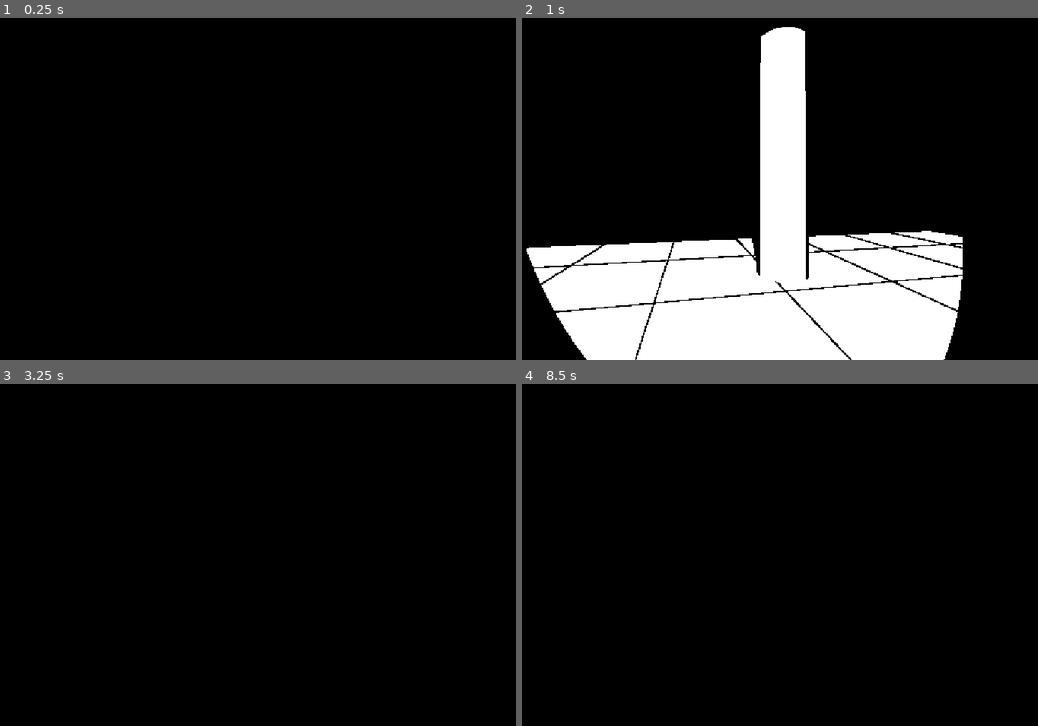
Above: before the commit, frames 1-4 (two rows, left to right).
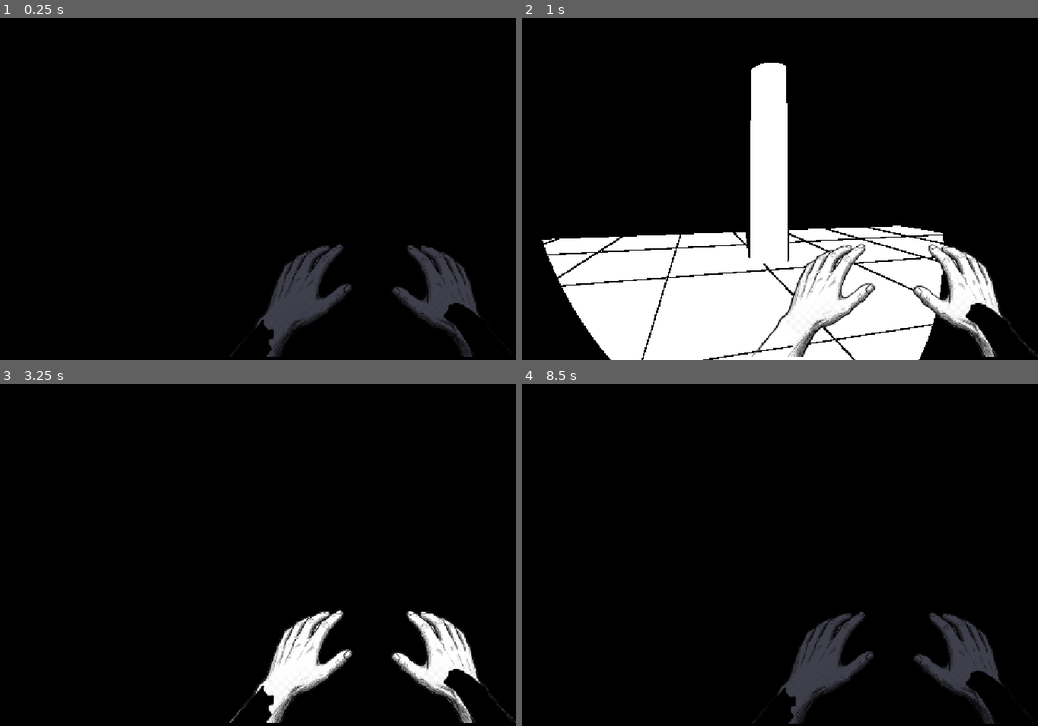
Above: after the commit, the same moments.

Repository: gpwid/gamejam-dinamik21-sparklestudios
Game: Godot game, scene res://scenes/level/test_world.tscn
Two runs of this game, one before a commit and one after it. Both use one fixed random seed, a clock stepped at 60 frames per second and the inputs below.
Inputs (mouse positions are in pixels of both pictures, inside the frame that each line leads up to):
- Up to frame 1 (0.25 s): no input
- Up to frame 2 (1 s): tap Enter at 0.5 s; move the mouse to (764, 189) at 0.52 s; hold W (move_forward) from 0.53 s (still down); hold Shift (sprint) from 0.53 s (still down); click (764, 189) at 0.8 s
- Up to frame 3 (3.25 s): keep holding W (move_forward); move the mouse to (180, 555) at 1.27 s; release Shift (sprint) at 1.28 s; click (180, 555) at 1.35 s; right-click (180, 555) at 1.55 s; move the mouse to (227, 548) at 2.02 s; hold Right mouse button (wall_tap) 2.03-2.78 s; tap Shift (sprint) at 2.3, 2.85 s; tap Space at 2.75 s; move the mouse to (206, 561) at 2.77 s; click (206, 561) at 3.05 s
- Up to frame 4 (8.5 s): tap Enter at 3.5, 5 s; move the mouse to (780, 558) at 3.52 s; press the mouse at (780, 558) at 3.53 s; right-click (780, 558) at 3.8 s; tap Escape (ui_cancel) at 4.15 s; tap Space at 4.25, 5.75 s; move the mouse to (552, 503) at 4.27 s; release W (move_forward) at 4.28 s; release the mouse at (552, 503) at 4.28 s; hold A (move_left) 4.28-5.03 s; right-click (552, 503) at 4.35 s; click (552, 503) at 4.42 s; tap Shift (sprint) at 4.55, 6.8, 7.35 s; move the mouse to (764, 555) at 5.02 s; hold S (move_backward) 5.03-5.78 s; hold Shift (sprint) 5.03-5.78 s; click (764, 555) at 5.3 s; move the mouse to (640, 469) at 5.77 s; hold D (move_right) 5.78-6.53 s; click (640, 469) at 5.85 s; right-click (640, 469) at 6.05 s; move the mouse to (867, 537) at 6.52 s; hold W (move_forward) 6.53-7.28 s; hold Right mouse button (wall_tap) 6.53-7.28 s; click (867, 537) at 6.67 s; move the mouse to (609, 572) at 7.27 s; hold D (move_right) 7.28-8.03 s; click (609, 572) at 7.55 s; move the mouse to (795, 479) at 8.02 s; press the mouse at (795, 479) at 8.03 s; hold S (move_backward) from 8.03 s (still down); right-click (795, 479) at 8.3 s

The runs differ from the first frame. In frame 1, 4.5% of the frame differs, in the area x 44-94%, y 66-100%; in frame 2, 12%, in the area x 0-100%, y 2-100%; in frame 3, 5.0%; in frame 4, 4.5%.

Commit message:
feat: add player, view model, and test world scenes with core movement and flashlight systems

Diff:
--- a/scenes/characters/player.tscn
+++ b/scenes/characters/player.tscn
@@ -1,6 +1,7 @@
 [gd_scene format=3 uid="uid://b83uw3cacuhso"]
 
 [ext_resource type="Script" uid="uid://dsrej012wr47s" path="res://scripts/characters/player.gd" id="1_rp718"]
+[ext_resource type="PackedScene" uid="uid://cviewmodel001" path="res://scenes/characters/view_model.tscn" id="2_vm"]
 
 [sub_resource type="CapsuleShape3D" id="CapsuleShape3D_ol4vb"]
 
@@ -25,3 +26,5 @@
 [node name="CollisionShape3D" type="CollisionShape3D" parent="." unique_id=214696391]
 transform = Transform3D(1, 0, 0, 0, 1, 0, 0, 0, 1, 0, 1, 0)
 shape = SubResource("CapsuleShape3D_ol4vb")
+
+[node name="ViewModel" parent="." instance=ExtResource("2_vm")]
--- /dev/null
+++ b/scenes/characters/view_model.tscn
@@ -0,0 +1,33 @@
+[gd_scene format=3 uid="uid://cviewmodel001"]
+
+[ext_resource type="Texture2D" uid="uid://c1wej7jf1pent" path="res://assets/textures/placeholders/fpp_hand_placeholder.png" id="1_tex"]
+[ext_resource type="Script" uid="uid://dbnc22y2j2vjr" path="res://scripts/characters/view_model.gd" id="2_script"]
+
+[node name="ViewModel" type="CanvasLayer"]
+layer = 1
+script = ExtResource("2_script")
+
+[node name="HandContainer" type="Control" parent="."]
+layout_mode = 3
+anchors_preset = 3
+anchor_left = 1.0
+anchor_top = 1.0
+anchor_right = 1.0
+anchor_bottom = 1.0
+offset_left = -550.0
+offset_top = -320.0
+grow_horizontal = 0
+grow_vertical = 0
+mouse_filter = 2
+
+[node name="HandTexture" type="TextureRect" parent="HandContainer"]
+layout_mode = 1
+anchors_preset = 15
+anchor_right = 1.0
+anchor_bottom = 1.0
+grow_horizontal = 2
+grow_vertical = 2
+mouse_filter = 2
+texture = ExtResource("1_tex")
+expand_mode = 1
+stretch_mode = 5
--- a/scenes/level/test_world.tscn
+++ b/scenes/level/test_world.tscn
@@ -26,6 +26,10 @@
 shader_parameter/use_floor_grid = true
 shader_parameter/grid_size = 2.0
 
+[sub_resource type="CylinderShape3D" id="CylinderShape3D_ol4vb"]
+height = 0.5
+radius = 1.0
+
 [sub_resource type="BoxMesh" id="BoxMesh_pkxlf"]
 size = Vector3(1, 3.3452148, 1.9870605)
 
@@ -36,7 +40,13 @@
 shader_parameter/use_floor_grid = true
 shader_parameter/grid_size = 2.0
 
+[sub_resource type="BoxShape3D" id="BoxShape3D_pkxlf"]
+size = Vector3(1, 3.3452148, 1.9870605)
+
 [sub_resource type="BoxMesh" id="BoxMesh_au0yo"]
+size = Vector3(1, 1.2561035, 0.9803467)
+
+[sub_resource type="BoxShape3D" id="BoxShape3D_au0yo"]
 size = Vector3(1, 1.2561035, 0.9803467)
 
 [node name="TestWorld" type="Node3D" unique_id=319136204]
@@ -54,6 +64,7 @@
 
 [node name="CSGMesh3D" type="CSGMesh3D" parent="." unique_id=1048378567]
 transform = Transform3D(1, 0, 0, 0, 2.2825296, 0, 0, 0, 1, 2.281, 2, -6.783394)
+use_collision = true
 mesh = SubResource("CylinderMesh_6nl1r")
 material = ExtResource("3_q1j05")
 
@@ -62,17 +73,37 @@
 mesh = SubResource("TorusMesh_ol4vb")
 surface_material_override/0 = SubResource("ShaderMaterial_3k8jb")
 
+[node name="StaticBody3D" type="StaticBody3D" parent="MeshInstance3D"]
+
+[node name="CollisionShape3D" type="CollisionShape3D" parent="MeshInstance3D/StaticBody3D"]
+shape = SubResource("CylinderShape3D_ol4vb")
+
 [node name="MeshInstance3D2" type="MeshInstance3D" parent="." unique_id=1574611218]
 transform = Transform3D(1, 0, 0, 0, 1, 0, 0, 0, 1, -3.0638356, 1.1726074, 2.2403736)
 mesh = SubResource("BoxMesh_pkxlf")
 surface_material_override/0 = SubResource("ShaderMaterial_6oue3")
+
+[node name="StaticBody3D" type="StaticBody3D" parent="MeshInstance3D2"]
+
+[node name="CollisionShape3D" type="CollisionShape3D" parent="MeshInstance3D2/StaticBody3D"]
+shape = SubResource("BoxShape3D_pkxlf")
 
 [node name="MeshInstance3D3" type="MeshInstance3D" parent="." unique_id=1581642033]
 transform = Transform3D(0.55679446, 0.8306503, 0, -0.8306503, 0.55679446, 0, 0, 0, 1, -3.0638356, 2.9209726, 2.2403736)
 mesh = SubResource("BoxMesh_pkxlf")
 surface_material_override/0 = SubResource("ShaderMaterial_6oue3")
 
+[node name="StaticBody3D" type="StaticBody3D" parent="MeshInstance3D3"]
+
+[node name="CollisionShape3D" type="CollisionShape3D" parent="MeshInstance3D3/StaticBody3D"]
+shape = SubResource("BoxShape3D_pkxlf")
+
 [node name="MeshInstance3D4" type="MeshInstance3D" parent="." unique_id=1608972418]
 transform = Transform3D(1, 0, 0, 0, 1, 0, 0, 0, 1, 2.679356, 0.12805176, 2.7437305)
 mesh = SubResource("BoxMesh_au0yo")
 surface_material_override/0 = SubResource("ShaderMaterial_6oue3")
+
+[node name="StaticBody3D" type="StaticBody3D" parent="MeshInstance3D4"]
+
+[node name="CollisionShape3D" type="CollisionShape3D" parent="MeshInstance3D4/StaticBody3D"]
+shape = SubResource("BoxShape3D_au0yo")
--- a/scripts/characters/player.gd
+++ b/scripts/characters/player.gd
@@ -3,14 +3,40 @@
 # --- PENGATURAN GERAK ---
 const WALK_SPEED = 3.0
 const SPRINT_SPEED = 6.0
+const ACCELERATION = 25.0
+const DECELERATION = 25.0
+const AIR_ACCELERATION = 5.0
+const AIR_DECELERATION = 2.0
 const MOUSE_SENSITIVITY = 0.003
 
-# --- PENGATURAN SENTER OVERHEAT ---
+# --- PENGATURAN KAMERA (HEAD BOB & SPRINT FOV) ---
+const BOB_FREQUENCY_WALK = 10.0
+const BOB_FREQUENCY_SPRINT = 20.0
+const BOB_AMPLITUDE_WALK = 0.05
+const BOB_AMPLITUDE_SPRINT = 0.06
+const BOB_RESET_SPEED = 10.0
+const SPRINT_FOV = 80.0
+const FOV_TRANSITION_SPEED = 8.0
+
+# --- PENGATURAN SENTER OVERHEAT & WARNING ---
 const MAX_HEAT = 100.0
 const HEAT_RATE = 15.0
 const COOL_RATE = 20.0
 const WARNING_HEAT = 70.0
+const CRITICAL_HEAT = 85.0
 const OVERHEAT_COOLDOWN = 4.0
+
+# Interval Flicker Heat Warning (Berkedip sesekali)
+const WARNING_LIGHT_TIME_MIN = 0.20
+const WARNING_LIGHT_TIME_MAX = 0.45
+const WARNING_DROP_TIME_MIN = 0.05
+const WARNING_DROP_TIME_MAX = 0.10
+
+# Interval Flicker Critical Warning (Intens & tidak teratur)
+const CRITICAL_LIGHT_TIME_MIN = 0.06
+const CRITICAL_LIGHT_TIME_MAX = 0.14
+const CRITICAL_DROP_TIME_MIN = 0.04
+const CRITICAL_DROP_TIME_MAX = 0.09
 
 # --- PENGATURAN GELOMBANG WALL-TAP ---
 const TAP_REACH_DISTANCE = 3.0   # Jarak jangkauan tangan meraba dinding (meter)
@@ -20,12 +46,20 @@
 @onready var head: Node3D = $Head
 @onready var camera: Camera3D = $Head/Camera3D
 @onready var flashlight: SpotLight3D = $Head/Camera3D/Flashlight
+@onready var view_model: CanvasLayer = get_node_or_null("ViewModel")
 
 var is_sprinting: bool = false
 var is_flashlight_on: bool = false
 var is_overheated: bool = false
 var current_heat: float = 0.0
 var overheat_timer: float = 0.0
+var flicker_timer: float = 0.0
+var is_flicker_dark: bool = false
+
+# Variabel Kamera & Head Bob
+var initial_camera_pos: Vector3 = Vector3.ZERO
+var base_fov: float = 75.0
+var bob_time: float = 0.0
 
 # Variabel Gelombang Tap
 var current_tap_radius: float = 0.0
@@ -36,23 +70,39 @@
 func _ready() -> void:
 	Input.set_mouse_mode(Input.MOUSE_MODE_CAPTURED)
 	flashlight.visible = false
+	initial_camera_pos = camera.position
+	base_fov = camera.fov
 	# Pastikan gelombang mati saat mulai
 	RenderingServer.global_shader_parameter_set("tap_radius", 0.0)
+	if view_model and view_model.has_method("update_flashlight_visual"):
+		view_model.update_flashlight_visual(false)
 
 func _unhandled_input(event: InputEvent) -> void:
-	if event is InputEventMouseMotion and Input.get_mouse_mode() == Input.MOUSE_MODE_CAPTURED:
+	if event.is_action_pressed("ui_cancel"):
+		Input.set_mouse_mode(Input.MOUSE_MODE_VISIBLE)
+		return
+
+	# Jika mouse sedang bebas, klik mouse akan menangkap kembali kursor
+	if Input.get_mouse_mode() == Input.MOUSE_MODE_VISIBLE:
+		if event is InputEventMouseButton and event.pressed:
+			Input.set_mouse_mode(Input.MOUSE_MODE_CAPTURED)
+			get_viewport().set_input_as_handled()
+		return
+
+	if event is InputEventMouseMotion:
 		rotate_y(-event.relative.x * MOUSE_SENSITIVITY)
 		head.rotate_x(-event.relative.y * MOUSE_SENSITIVITY)
 		head.rotation.x = clamp(head.rotation.x, deg_to_rad(-80), deg_to_rad(80))
-
-	if event.is_action_pressed("ui_cancel"):
-		Input.set_mouse_mode(Input.MOUSE_MODE_VISIBLE)
 
 	# Nyalakan / Matikan Senter
 	if event.is_action_pressed("toggle_flashlight") and not is_overheated:
 		is_flashlight_on = !is_flashlight_on
 		flashlight.visible = is_flashlight_on
 		flashlight.light_energy = 1.0
+		flicker_timer = 0.0
+		is_flicker_dark = false
+		if view_model and view_model.has_method("update_flashlight_visual"):
+			view_model.update_flashlight_visual(is_flashlight_on)
 
 	# Fitur Wall-Tap / Floor-Tap (Bisa dipakai saat gelap & gelombang sebelumnya sudah selesai)
 	if event.is_action_pressed("wall_tap") and not is_flashlight_on and not is_wave_active:
@@ -68,16 +118,38 @@
 	is_sprinting = Input.is_action_pressed("sprint") and direction.length() > 0.1
 	var current_speed = SPRINT_SPEED if is_sprinting else WALK_SPEED
 
+	var accel = ACCELERATION if is_on_floor() else AIR_ACCELERATION
+	var decel = DECELERATION if is_on_floor() else AIR_DECELERATION
+
 	if direction:
-		velocity.x = direction.x * current_speed
-		velocity.z = direction.z * current_speed
+		velocity.x = move_toward(velocity.x, direction.x * current_speed, accel * delta)
+		velocity.z = move_toward(velocity.z, direction.z * current_speed, accel * delta)
 	else:
-		velocity.x = move_toward(velocity.x, 0, current_speed)
-		velocity.z = move_toward(velocity.z, 0, current_speed)
+		velocity.x = move_toward(velocity.x, 0.0, decel * delta)
+		velocity.z = move_toward(velocity.z, 0.0, decel * delta)
 
 	move_and_slide()
+	handle_camera_dynamics(delta)
 	handle_flashlight_heat(delta)
 	handle_tap_wave(delta)
+
+# Fungsi kontrol dinamika kamera (Head Bob & Dynamic Sprint FOV)
+func handle_camera_dynamics(delta: float) -> void:
+	# 1. Dynamic Sprint FOV
+	var target_fov = SPRINT_FOV if is_sprinting else base_fov
+	camera.fov = lerp(camera.fov, target_fov, FOV_TRANSITION_SPEED * delta)
+
+	# 2. Procedural Head Bob
+	var horizontal_speed = Vector2(velocity.x, velocity.z).length()
+	if is_on_floor() and horizontal_speed > 0.1:
+		var freq = BOB_FREQUENCY_SPRINT if is_sprinting else BOB_FREQUENCY_WALK
+		var amp = BOB_AMPLITUDE_SPRINT if is_sprinting else BOB_AMPLITUDE_WALK
+		bob_time += freq * delta
+		camera.position.y = initial_camera_pos.y + sin(bob_time) * amp
+		camera.position.x = initial_camera_pos.x + cos(bob_time * 0.5) * (amp * 0.5)
+	else:
+		bob_time = 0.0
+		camera.position = camera.position.lerp(initial_camera_pos, BOB_RESET_SPEED * delta)
 
 # Fungsi untuk menggerakkan cincin gelombang ke mesh-mesh sekitar
 func handle_tap_wave(delta: float) -> void:
@@ -120,6 +192,8 @@
 	RenderingServer.global_shader_parameter_set("tap_origin", closest_hit_pos)
 	current_tap_radius = 0.05
 	is_wave_active = true
+	if view_model and view_model.has_method("play_tap_recoil"):
+		view_model.play_tap_recoil()
 	print("Tap! Gelombang merambat dari: ", closest_hit_pos)
 
 func handle_flashlight_heat(delta: float) -> void:
@@ -128,20 +202,76 @@
 		if overheat_timer <= 0.0:
 			is_overheated = false
 			current_heat = 0.0
+			if view_model and view_model.has_method("play_overheat_warning"):
+				view_model.play_overheat_warning(false)
 		return
 
 	if is_flashlight_on:
 		current_heat += HEAT_RATE * delta
-		if current_heat >= WARNING_HEAT:
-			flashlight.light_energy = randf_range(0.1, 1.2)
+
+		# 1. Critical Warning (heat >= CRITICAL_HEAT): Flicker intens & tidak beraturan (micro-blackout cepat)
+		if current_heat >= CRITICAL_HEAT:
+			flicker_timer -= delta
+			if flicker_timer <= 0.0:
+				if is_flicker_dark:
+					is_flicker_dark = false
+					flashlight.visible = true
+					flashlight.light_energy = 1.0
+					flicker_timer = randf_range(CRITICAL_LIGHT_TIME_MIN, CRITICAL_LIGHT_TIME_MAX)
+					if view_model and view_model.has_method("update_flashlight_visual"):
+						view_model.update_flashlight_visual(true)
+				else:
+					is_flicker_dark = true
+					flashlight.visible = false
+					flashlight.light_energy = 0.0
+					flicker_timer = randf_range(CRITICAL_DROP_TIME_MIN, CRITICAL_DROP_TIME_MAX)
+					if view_model and view_model.has_method("update_flashlight_visual"):
+						view_model.update_flashlight_visual(false)
+		# 2. Heat Warning (heat >= WARNING_HEAT): Kedipan sesekali sebagai peringatan awal
+		elif current_heat >= WARNING_HEAT:
+			flicker_timer -= delta
+			if flicker_timer <= 0.0:
+				if is_flicker_dark:
+					is_flicker_dark = false
+					flashlight.visible = true
+					flashlight.light_energy = 1.0
+					flicker_timer = randf_range(WARNING_LIGHT_TIME_MIN, WARNING_LIGHT_TIME_MAX)
+					if view_model and view_model.has_method("update_flashlight_visual"):
+						view_model.update_flashlight_visual(true)
+				else:
+					is_flicker_dark = true
+					flashlight.visible = false
+					flashlight.light_energy = 0.0
+					flicker_timer = randf_range(WARNING_DROP_TIME_MIN, WARNING_DROP_TIME_MAX)
+					if view_model and view_model.has_method("update_flashlight_visual"):
+						view_model.update_flashlight_visual(false)
+		# 3. Normal (heat < WARNING_HEAT): Stabil menyala dan tidak berkedip
 		else:
+			is_flicker_dark = false
+			flashlight.visible = true
 			flashlight.light_energy = 1.0
-
+			flicker_timer = 0.0
+			if view_model and view_model.has_method("update_flashlight_visual"):
+				view_model.update_flashlight_visual(true)
+
+		# 4. Overheated (heat >= MAX_HEAT): Padam total dan masuk cooldown
 		if current_heat >= MAX_HEAT:
 			is_overheated = true
 			is_flashlight_on = false
 			flashlight.visible = false
+			flashlight.light_energy = 1.0
+			is_flicker_dark = false
+			flicker_timer = 0.0
 			overheat_timer = OVERHEAT_COOLDOWN
+			if view_model and view_model.has_method("play_overheat_warning"):
+				view_model.play_overheat_warning(true)
 			emit_signal("flashlight_exploded", global_position)
 	else:
+		# 5. Recovery saat senter dimatikan secara manual
 		current_heat = move_toward(current_heat, 0.0, COOL_RATE * delta)
+		is_flicker_dark = false
+		flashlight.visible = false
+		flashlight.light_energy = 1.0
+		flicker_timer = 0.0
+		if view_model and view_model.has_method("update_flashlight_visual"):
+			view_model.update_flashlight_visual(false)
--- /dev/null
+++ b/scripts/characters/view_model.gd
@@ -0,0 +1,41 @@
+extends CanvasLayer
+class_name ViewModel
+
+@onready var hand_texture: TextureRect = $HandContainer/HandTexture
+
+var recoil_tween: Tween
+
+const COLOR_LIT: Color = Color(1.0, 1.0, 1.0, 1.0)
+const COLOR_DIM: Color = Color(0.25, 0.25, 0.3, 1.0)
+const COLOR_OVERHEAT: Color = Color(0.9, 0.2, 0.2, 1.0)
+
+func _ready() -> void:
+	if not hand_texture or hand_texture.texture == null:
+		push_warning("ViewModel: Placeholder texture not assigned or missing at res://assets/textures/placeholders/fpp_hand_placeholder.png")
+	update_flashlight_visual(false)
+
+func update_flashlight_visual(is_on: bool) -> void:
+	if not is_instance_valid(hand_texture):
+		return
+	var target_col: Color = COLOR_LIT if is_on else COLOR_DIM
+	if hand_texture.modulate != target_col:
+		hand_texture.modulate = target_col
+
+func play_overheat_warning(is_overheated: bool) -> void:
+	if not is_instance_valid(hand_texture):
+		return
+	if is_overheated:
+		hand_texture.modulate = COLOR_OVERHEAT
+	else:
+		update_flashlight_visual(false)
+
+func play_tap_recoil() -> void:
+	if not is_instance_valid(hand_texture):
+		return
+	if recoil_tween and recoil_tween.is_valid():
+		recoil_tween.kill()
+
+	# Hentakan tangan saat mengetuk dinding (turun 25px lalu memantul kembali)
+	recoil_tween = create_tween().set_trans(Tween.TRANS_QUAD).set_ease(Tween.EASE_OUT)
+	recoil_tween.tween_property(hand_texture, "position:y", 25.0, 0.08)
+	recoil_tween.tween_property(hand_texture, "position:y", 0.0, 0.16)
Binary file added: assets/textures/placeholders/fpp_hand_placeholder.png
Not shown, added: assets/textures/placeholders/fpp_hand_placeholder.png.import
Not shown, added: scripts/characters/view_model.gd.uid
